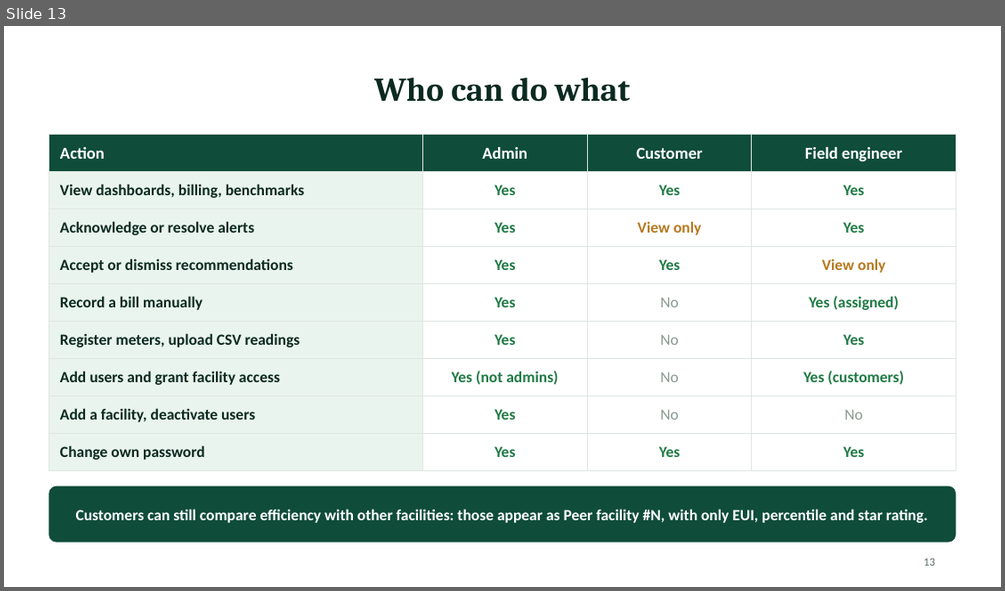
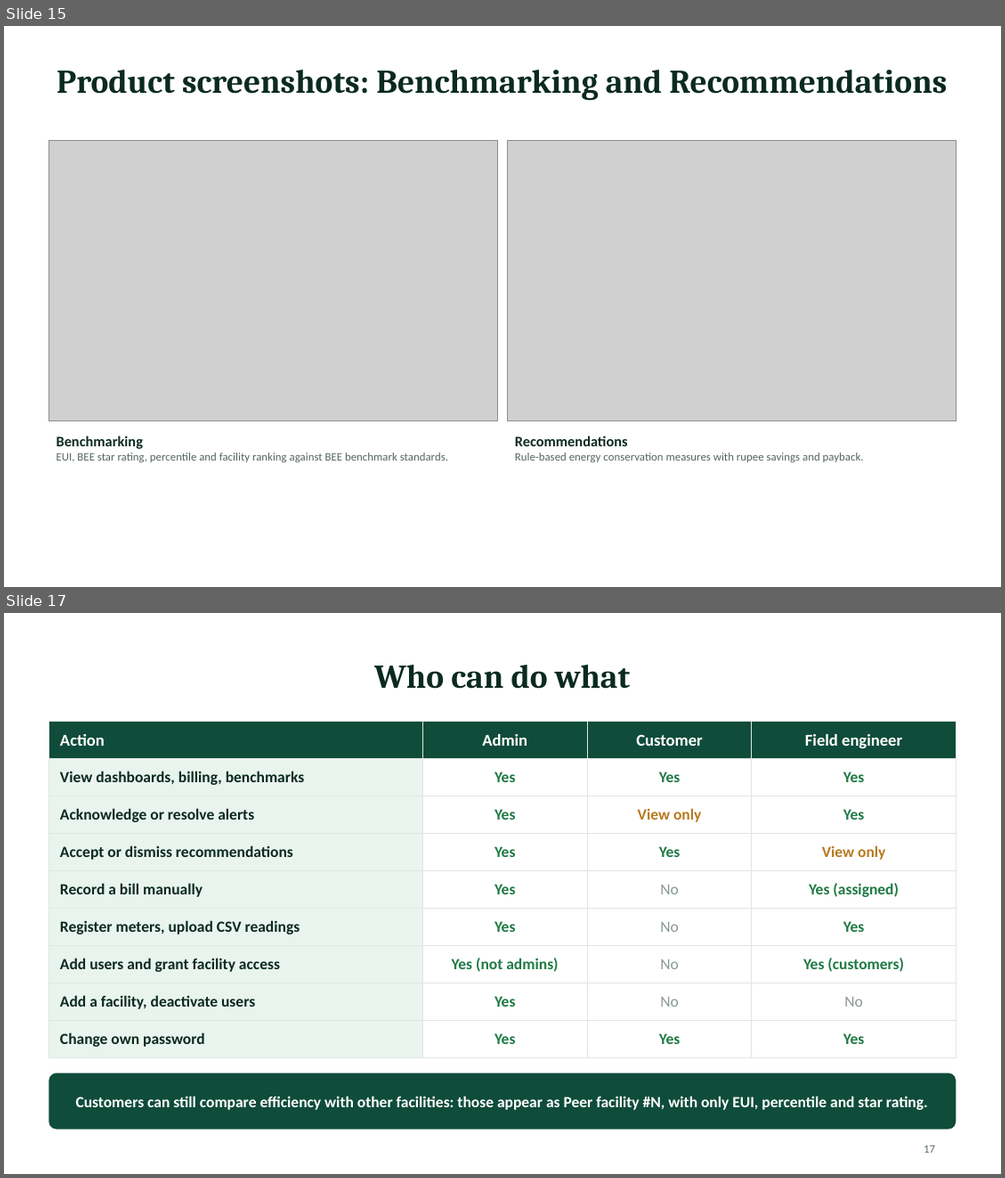
Before and after one commit to Priyanshu2068/mca2-fsdpython-greengrid, a slide deck: docs/GreenGrid_Presentation_v3.pptx. Shown one above the other, each under a label of ours: slide 13 before the commit, slides 15 and 17 after it; the slides between them are not shown. The pictures are 1005x591 and 1005x1178 pixels, drawn with LibreOffice and Linux fonts; fonts in the diff are those of the drawing; grey boxes stand for pictures. Boxes give left, top, right and bottom in pixels: in the first picture for what was removed or moved away, otherwise in the second. Text is boxed around its words. In the diff, an @@ line names an element or a change of style, - is before the commit and + after.

Commit message:
docs: add application screenshots to project document and presentation

```diff
--- a/docs/GreenGrid_Presentation_v3.pptx
+++ b/docs/GreenGrid_Presentation_v3.pptx
@@ slide 15 added at (4, 26, 1001, 587), background #FFFFFF @@
@@ title added at (57, 70, 947, 101), 32 pt, text #0B2A21, bold @@
+Product screenshots: Benchmarking and Recommendations
@@ picture added at (48, 141, 498, 421) @@
@@ picture added at (507, 141, 956, 421) @@
@@ text added at (57, 435, 448, 462), 11 pt, text #55665C @@
+Benchmarking
+EUI, BEE star rating, percentile and facility ranking against BEE benchmark standards.
@@ text added at (515, 435, 864, 462), 11 pt, text #55665C @@
+Recommendations
+Rule-based energy conservation measures with rupee savings and payback.
@@ what was slide 13 is now slide 17 @@
@@ page number at (923, 1145, 935, 1152): text changed @@
-13
+17
```
Also in this commit, not shown: 3 other slides added, 3 other files.
